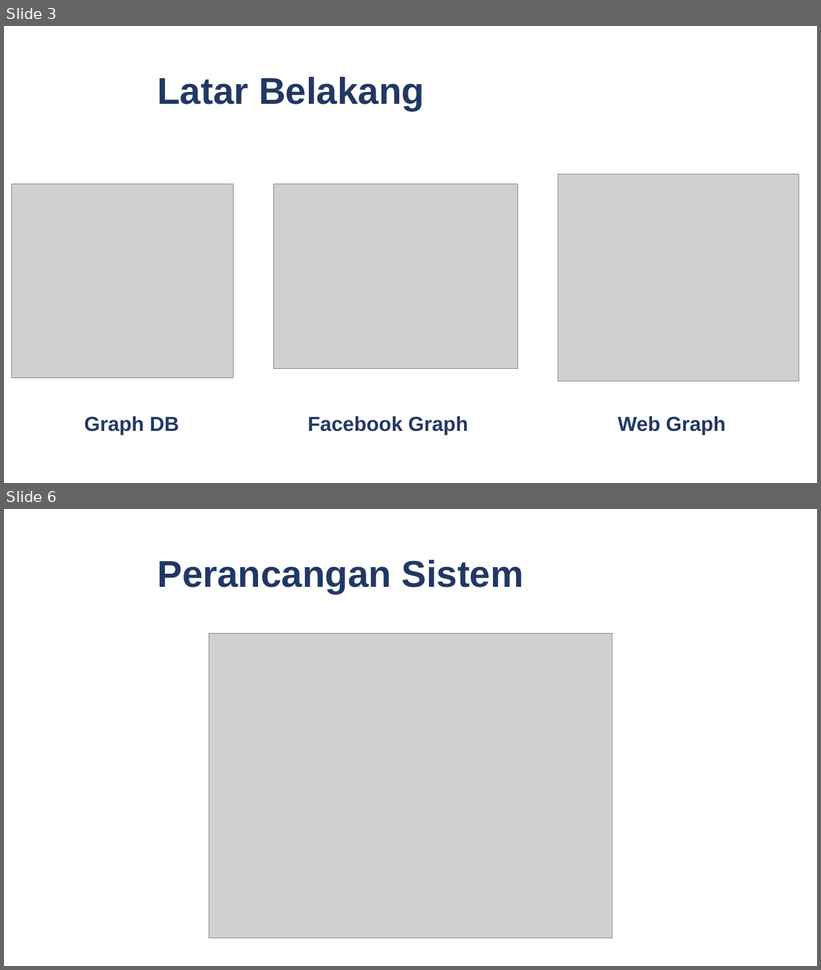
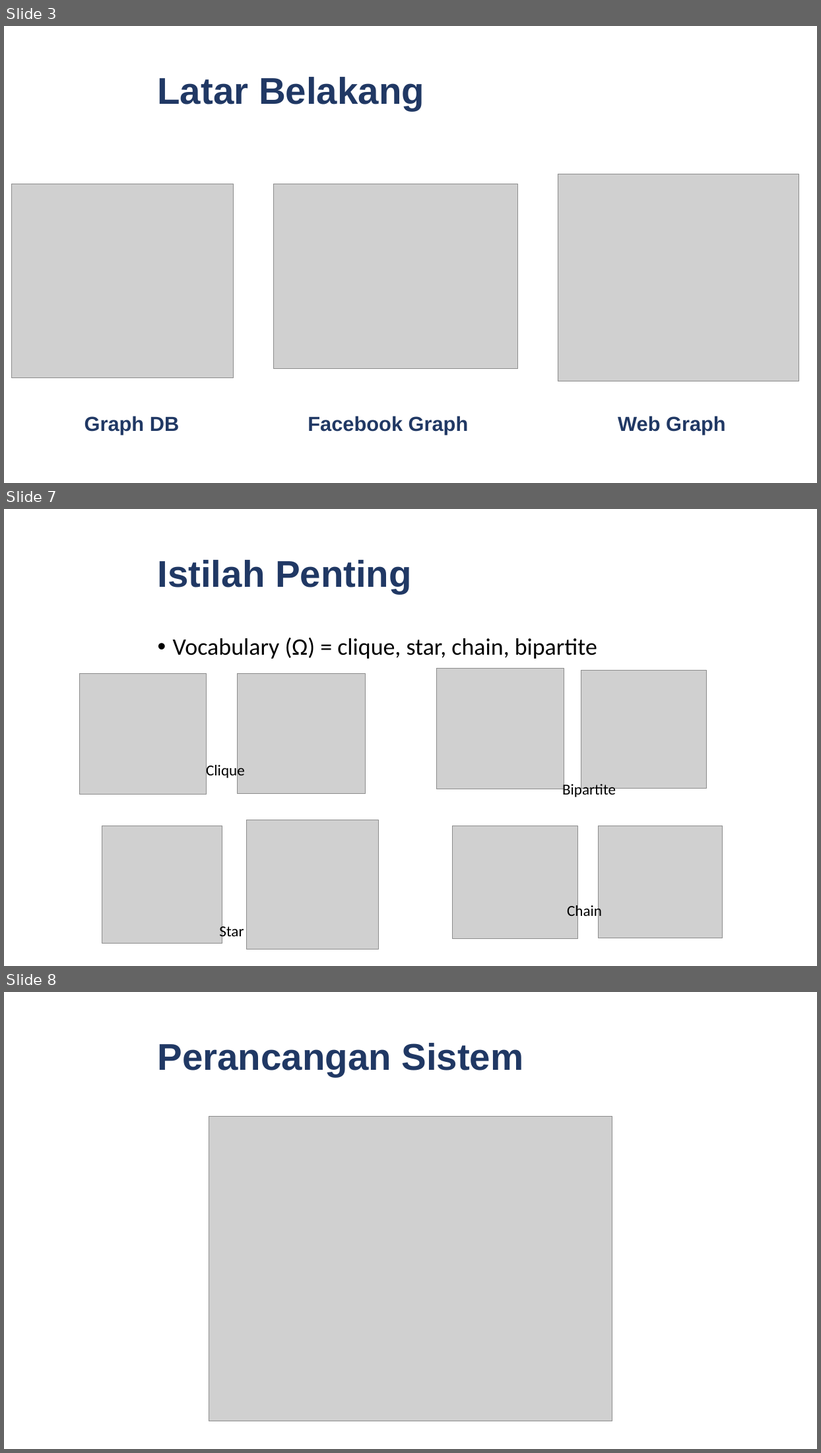
Before and after one commit to satrioadityo/VoG, a slide deck: Presentasi Implementasi VoG.pptx. Shown one above the other, each under a label of ours: slides 3 and 6 before the commit, slides 3, 7 and 8 after it; the slides between them are not shown. The pictures are 821x970 and 821x1453 pixels, drawn with LibreOffice and Linux fonts; fonts in the diff are those of the drawing; grey boxes stand for pictures; background and template pictures are left out. Boxes give left, top, right and bottom in pixels: in the first picture for what was removed or moved away, otherwise in the second. Text is boxed around its words. In the diff, an @@ line names an element or a change of style, - is before the commit and + after.

```diff
--- a/Presentasi Implementasi VoG.pptx
+++ b/Presentasi Implementasi VoG.pptx
@@ slide 7 added at (x1=4, y1=509, x2=817, y2=966), background #FFFFFF @@
@@ title added at (x1=158, y1=560, x2=412, y2=594), 44 pt, text #203864, bold @@
+Istilah Penting
@@ text added at (x1=173, y1=638, x2=597, y2=659), 28 pt, text #000000 @@
+• Vocabulary (Ω) = clique, star, chain, bipartite
@@ picture added at (x1=80, y1=674, x2=206, y2=795) @@
@@ picture added at (x1=238, y1=674, x2=365, y2=794) @@
@@ picture added at (x1=436, y1=669, x2=564, y2=789) @@
@@ picture added at (x1=582, y1=671, x2=707, y2=789) @@
@@ text added at (x1=206, y1=763, x2=245, y2=780), 18 pt, text #000000 @@
+Clique
@@ text added at (x1=562, y1=782, x2=616, y2=797), 18 pt, text #000000 @@
+Bipartite
@@ picture added at (x1=247, y1=821, x2=379, y2=949) @@
@@ picture added at (x1=102, y1=826, x2=222, y2=943) @@
@@ picture added at (x1=453, y1=826, x2=578, y2=940) @@
@@ picture added at (x1=599, y1=826, x2=723, y2=939) @@
@@ text added at (x1=567, y1=903, x2=602, y2=920), 18 pt, text #000000 @@
+Chain
@@ text added at (x1=219, y1=923, x2=244, y2=941), 18 pt, text #000000 @@
+Star
@@ what was slide 6 is now slide 8 @@
```
Also in this commit, not shown: 3 slides changed, 1 other slide added, 2 other files.
